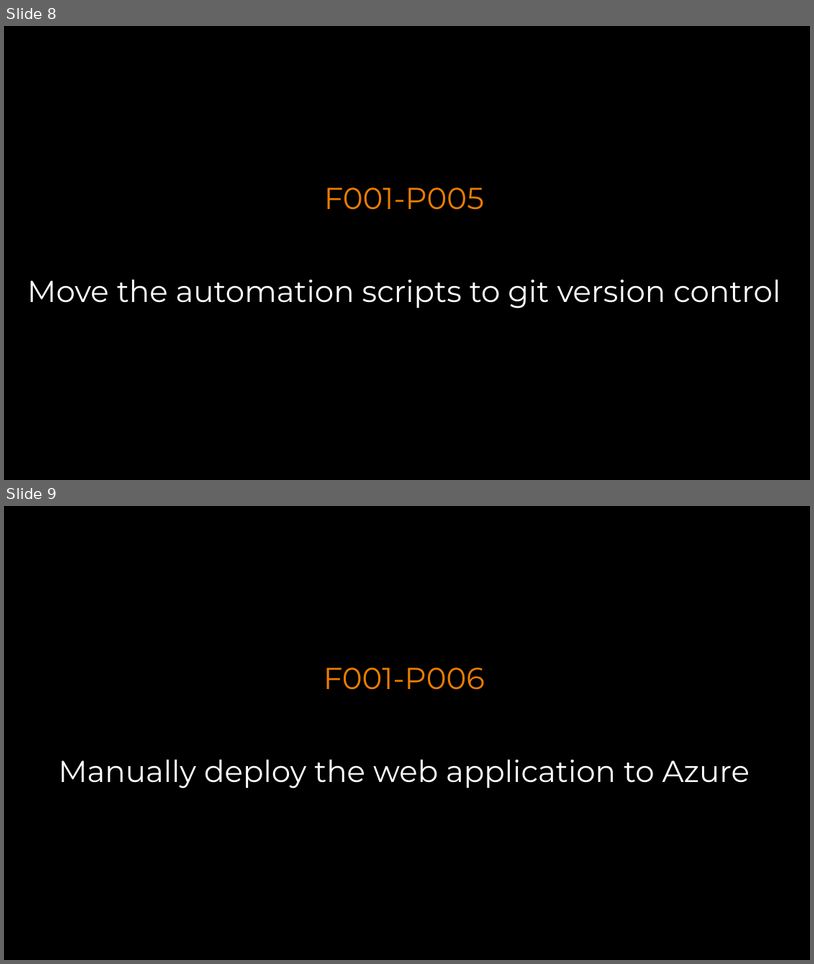
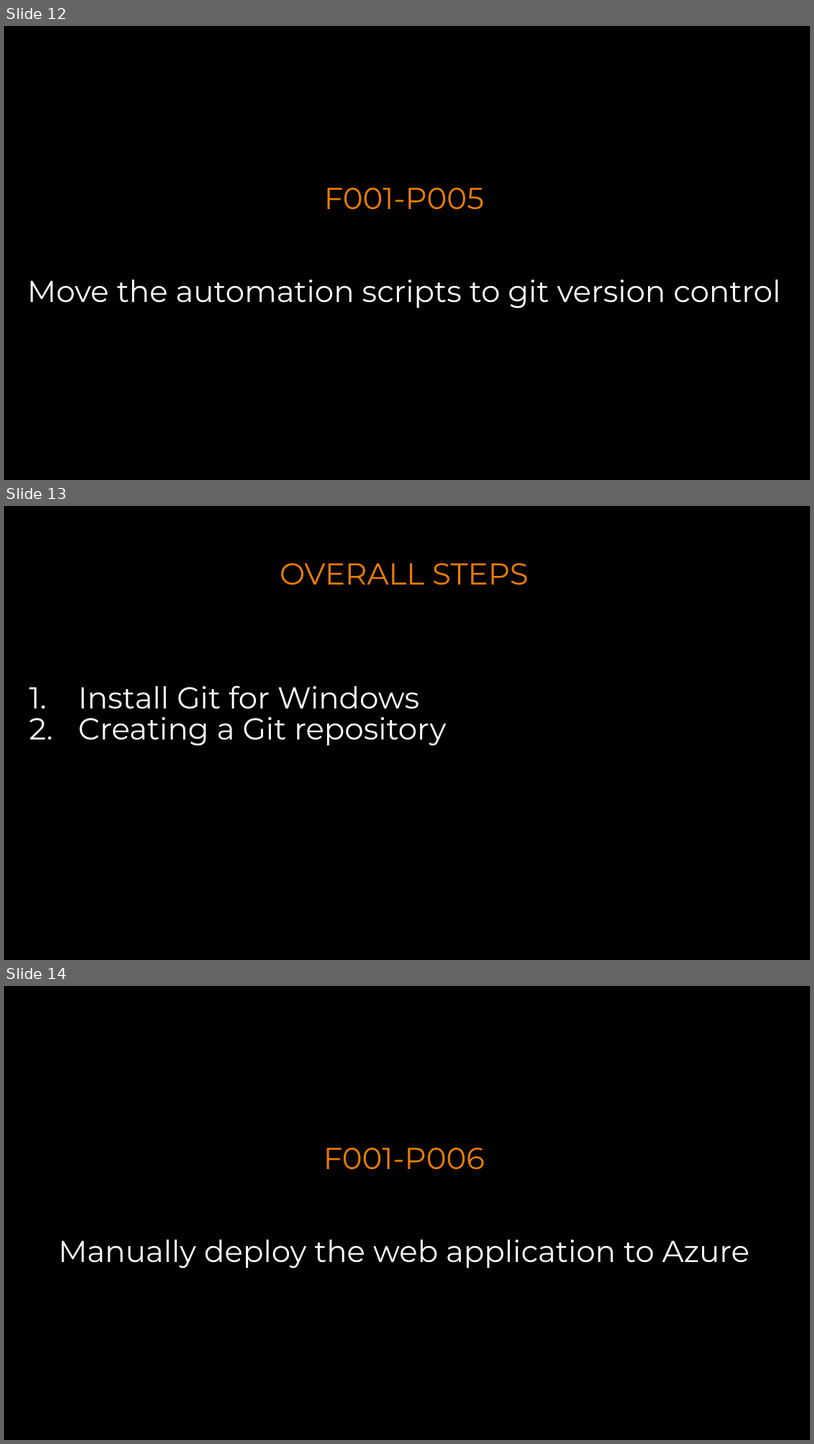
Before and after one commit to gourav8jain/Test-GDBC-2018, a slide deck: Challenges.pptx. Shown one above the other, each under a label of ours: slides 8 and 9 before the commit, slides 12, 13 and 14 after it. The pictures are 814x964 and 814x1444 pixels, drawn with LibreOffice and Linux fonts; fonts in the diff are those of the drawing; background and template pictures are left out. Boxes give left, top, right and bottom in pixels: in the first picture for what was removed or moved away, otherwise in the second. Text is boxed around its words. In the diff, an @@ line names an element or a change of style, - is before the commit and + after.

```diff
--- a/Challenges.pptx
+++ b/Challenges.pptx
@@ slide 13 added at [4, 506, 810, 960], background picture (left out) @@
@@ text added at [280, 563, 529, 585], 36 pt, text #EB7D00 @@
+OVERALL STEPS
@@ text added at [78, 685, 446, 746], 36 pt, text #FFFFFF @@
+1. Install Git for Windows
+2. Creating a Git repository
@@ what was slide 8 is now slide 12 @@
@@ what was slide 9 is now slide 14 @@
```
Also in this commit, not shown: 6 slides changed, 16 other slides added, 1 slide removed, 1 other file.
